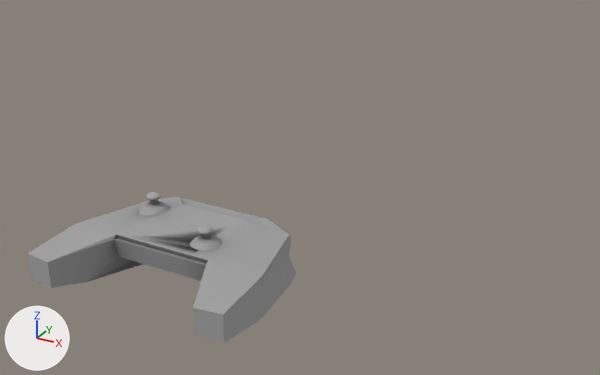
The FBX model Assets/DroneVR/Models/manette.fbx, before and after one commit.
Camera for both pictures: a camera (50 mm lens) standing at (1.3, -1.68, 1.16) and looking at (0.12, 0.45, 0.1). The lights are fixed; the arrows at lower left show +X, +Y and +Z. Where no turn or scale is listed for an object, it has been applied to the vertices.

The first picture shows 'joyL', 'joyR', 'manette'.
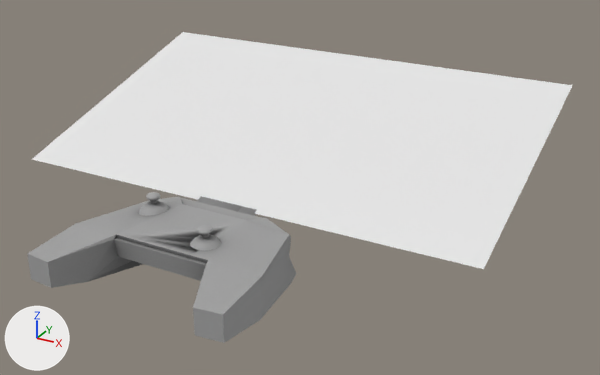
Where the newer file only moved an object's origin or applied its transform, the numbers keep the older frame.

Edits to the bpy script that builds the scene:
```text
Add mat_material_003:
    mat_material_003 = principled_material('Material.003')
    mat_material_003.texture = img_manetteuv_png
    mat_material_003.roughness = 0.69
Add mat_material_004:
    mat_material_004 = principled_material('Material.004')
    mat_material_004.base_color = (0.8, 0.8, 0.8)  # white #e7e7e7
    mat_material_004.roughness = 0.69
Change me_manette:
    used by ob_manette; location = (0.0, 0.0, 0.0)
    remove me_manette.from_pydata(...)  # 865 vertices, 872 faces; spans x -0.318..0.318, y -0.291..0.221, z -0.076..0.11
    remove me_manette.materials.append(mat_material_002)  # picture img_manetteuv_png
    add me_manette.from_pydata(...)  # 875 vertices, 881 faces; spans x -0.318..0.318, y -0.291..0.23, z -0.076..0.11
    me_manette part 1
    7 faces are deleted
    4 vertices are added at (-0.101, 0.23, 0.095), (0.1, 0.23, 0.095), (0.1, 0.226, 0.107), (-0.101, 0.226, 0.107)
    6 new vertices lie (-0.201, 0.0, 0.0) away from vertices in x 0.1, y 0.146..0.203, z -0.03..0.1
    16 new faces join them
    add me_manette.materials.append(mat_material_003)  # picture img_manetteuv_png
Add me_screen:
    me_screen.from_pydata([(-0.8, 0.21, 0.1), (0.8, 0.21, 0.1), (-0.8, 1.11, 0.36), (0.8, 1.11, 0.36)], [], [(0, 1, 3, 2)])
    me_screen.materials.append(mat_material_004)  # white #e7e7e7
Add ob_screen:
    ob_screen = bpy.data.objects.new('Screen', me_screen)
    ob_screen.location = (0.0, 0.0, 0.0)
```

Where the change shows, as pixel boxes [x1, y1, x2, y2] in the pictures (600 x 375 px):
'Screen', added: after [32, 32, 573, 269]
'manette', reshaped: [27, 196, 296, 343] in both
part 1 of me_manette, built on: before [181, 198, 251, 220]; after [181, 196, 256, 220]
